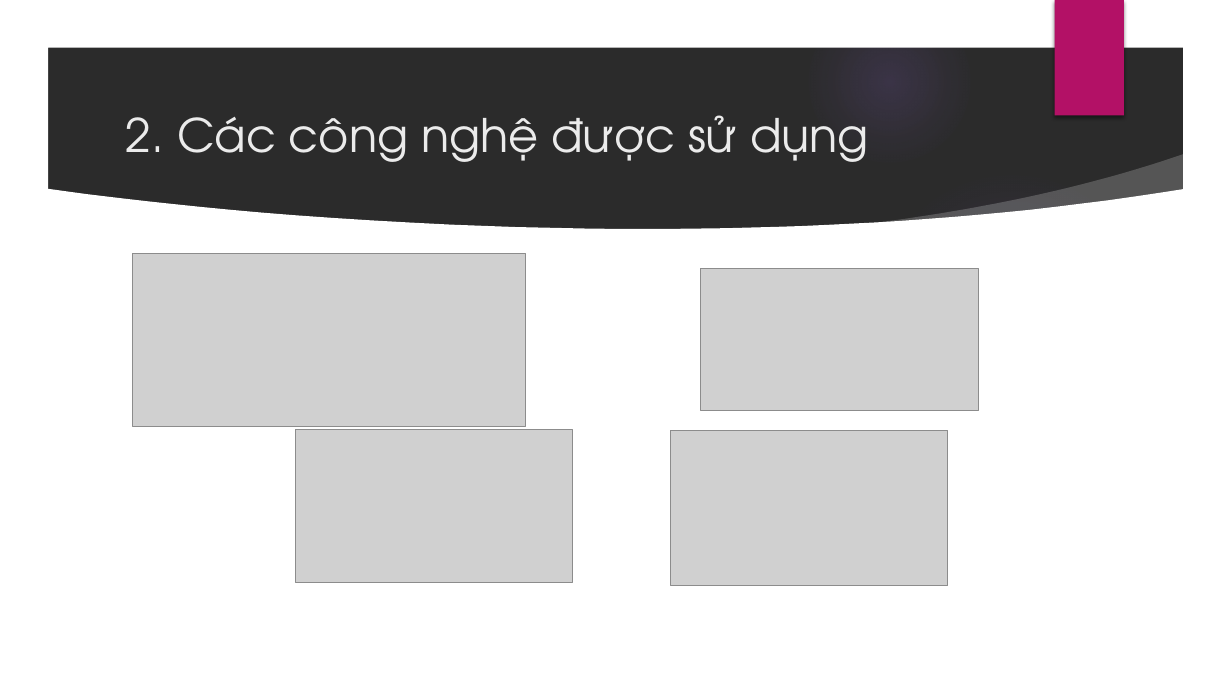
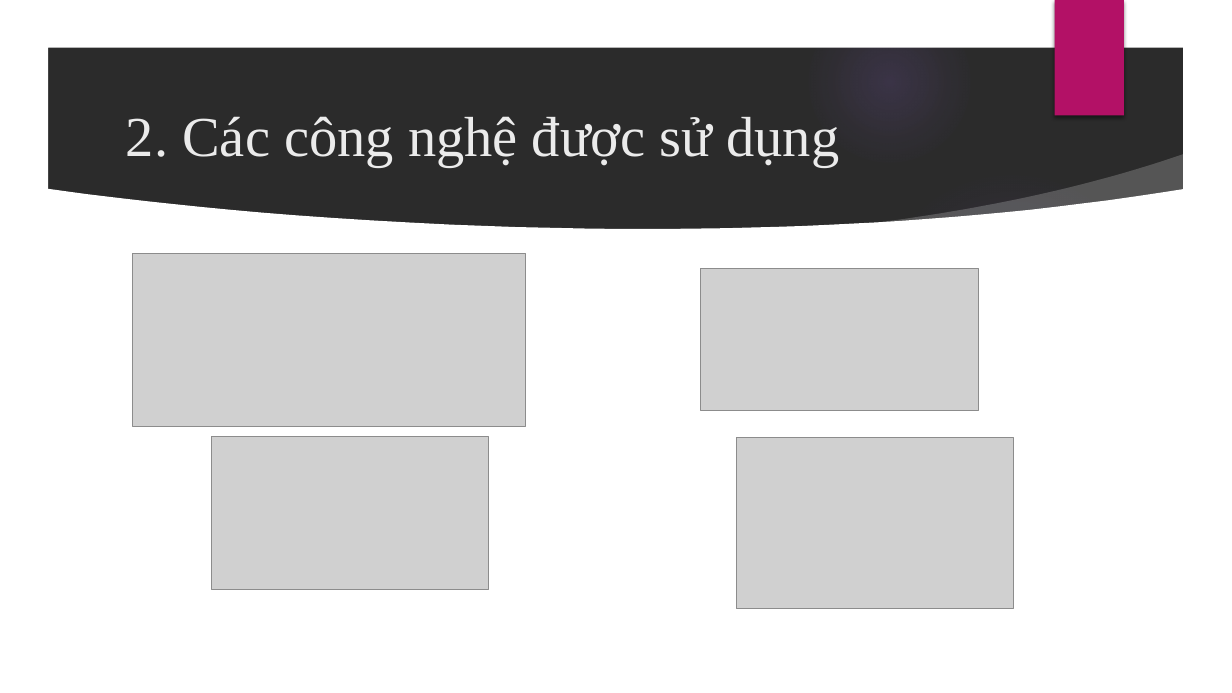
Before and after one commit to ThiinhUET/WDP-project, a slide deck: slide 4 of docs/WDP_Presentation.pptx. Drawn at 1232x693 pixels with LibreOffice and Linux fonts; fonts in the diff are those of the drawing; grey boxes stand for pictures; background and template pictures are left out; a plain dark background stands for a picture behind light text. Boxes give left, top, right and bottom in pixels: in the first picture for what was removed or moved away, otherwise in the second. Text is boxed around its words. In the diff, an @@ line names an element or a change of style, - is before the commit and + after.

```diff
--- a/docs/WDP_Presentation.pptx
+++ b/docs/WDP_Presentation.pptx
@@ title "2. Các công nghệ được ..." at (126,116,839,167): size 36 to 44 pt, font TeX Gyre Adventor to Times New Roman @@
@@ picture: place and size @@
-picture at (296,430,573,582)
+picture at (212,437,489,590)
@@ picture: place and size @@
-picture at (671,430,948,586)
+picture at (737,437,1014,609)
```
Also in this commit, not shown: 5 other slides changed, 1 slide added, 1 slide removed, 1 other file.
